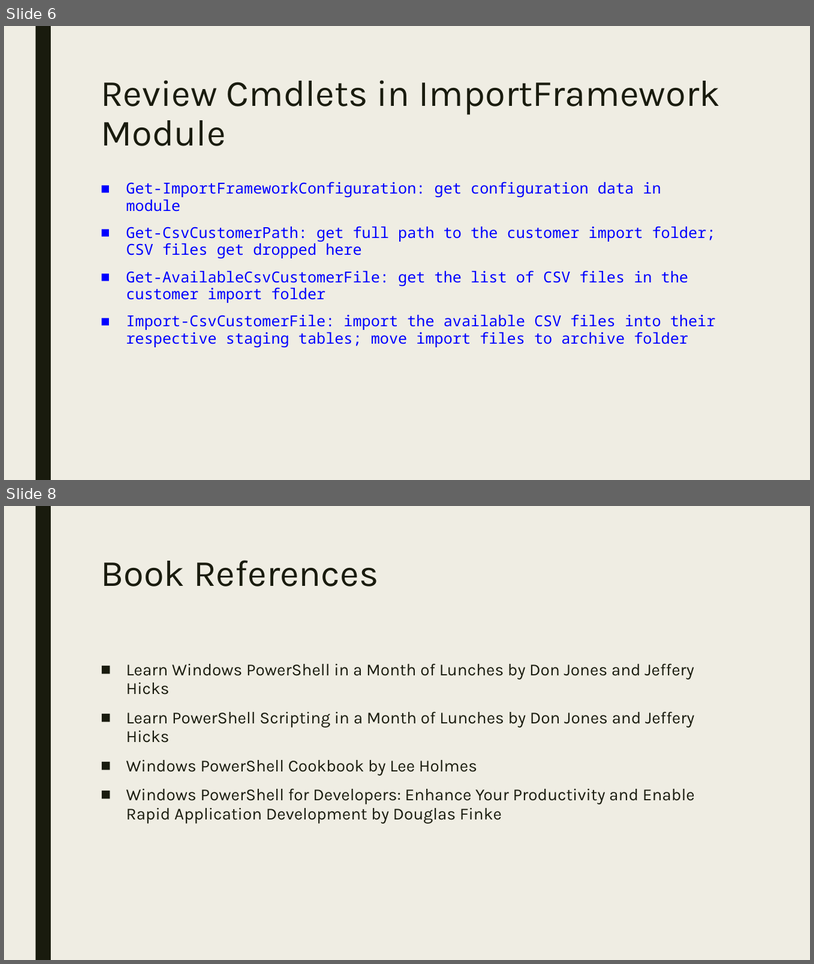
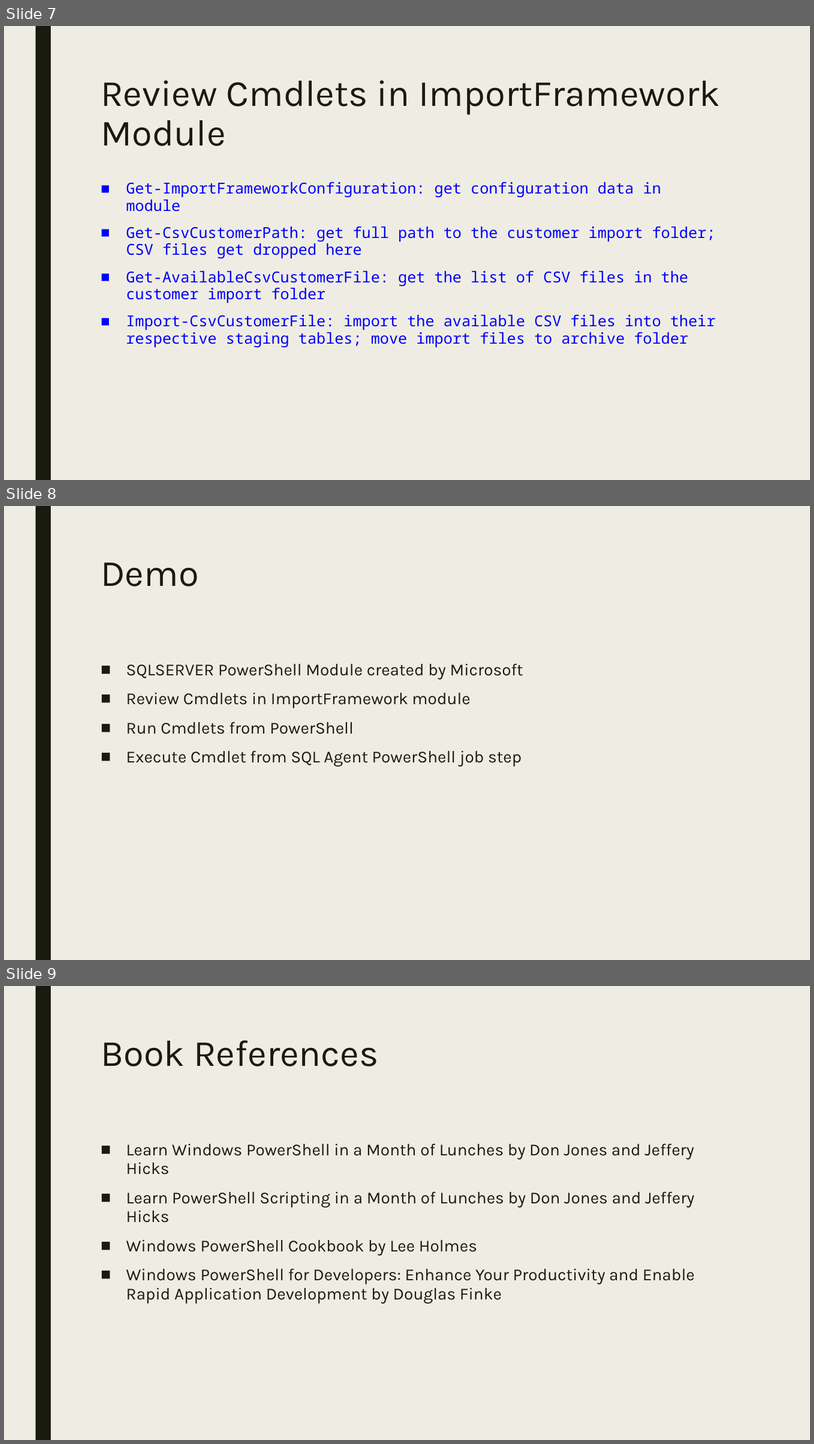
Before and after one commit to agent86ray/PowerShell-ETL-Framework, a slide deck: Powershell ETL framework.pptx. Shown one above the other, each under a label of ours: slides 6 and 8 before the commit, slides 7, 8 and 9 after it; the slides between them are not shown. The pictures are 814x964 and 814x1444 pixels, drawn with LibreOffice and Linux fonts; fonts in the diff are those of the drawing. Boxes give left, top, right and bottom in pixels: in the first picture for what was removed or moved away, otherwise in the second. Text is boxed around its words. In the diff, an @@ line names an element or a change of style, - is before the commit and + after.

```diff
--- a/Powershell ETL framework.pptx
+++ b/Powershell ETL framework.pptx
@@ slide 8 added at (4, 506, 810, 960), background #EFEDE3; not listed: 1 template element that a slide beside it also shows @@
@@ title added at (101, 562, 198, 586), 44 pt, text #191B0E @@
+Demo
@@ text added at (126, 663, 524, 766), 20 pt, text #191B0E @@
+■ SQLSERVER PowerShell Module created by Microsoft
+■ Review Cmdlets in ImportFramework module
+■ Run Cmdlets from PowerShell
+■ Execute Cmdlet from SQL Agent PowerShell job step
@@ what was slide 6 is now slide 7 @@
@@ what was slide 8 is now slide 9 @@
```
Also in this commit, not shown: 4 slides changed, 1 other slide added, 1 slide removed.
